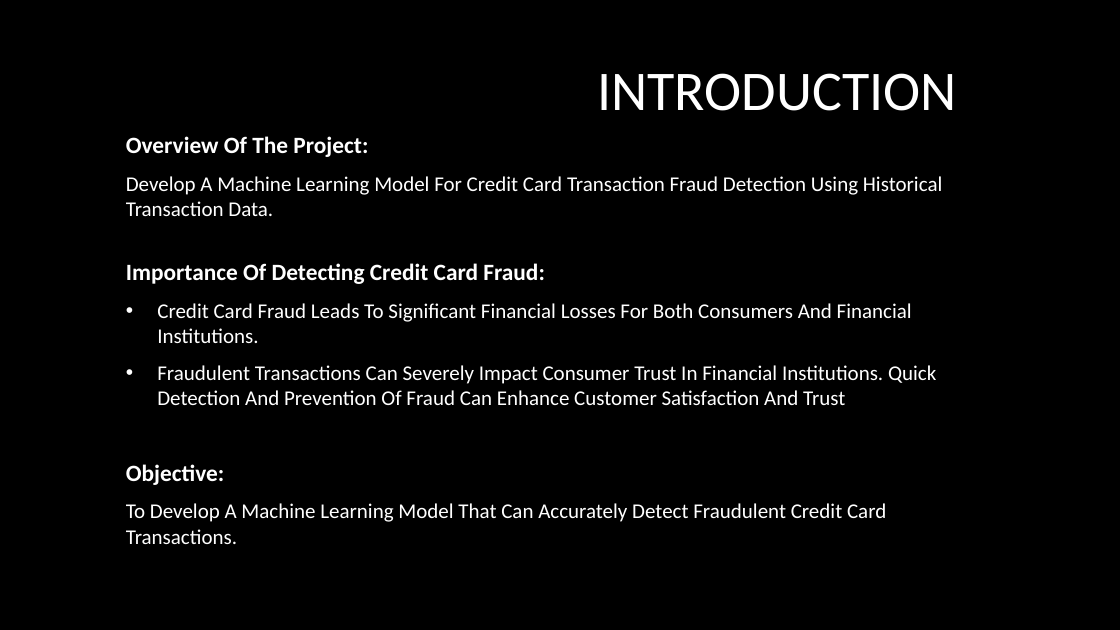
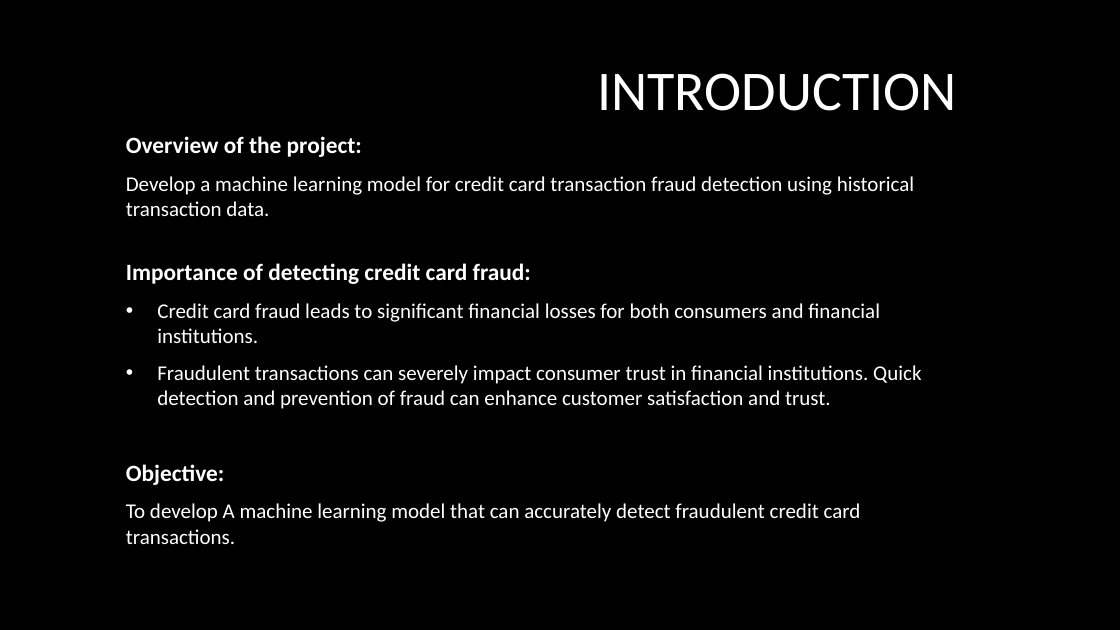
Before and after one commit to rahul-bhutekar/Data-Science, a slide deck: slide 2 of Projects/machine-learning-classification/ml-classification.pptx. Drawn at 1120x630 pixels with LibreOffice and Linux fonts; fonts in the diff are those of the drawing; background and template pictures are left out. Boxes give left, top, right and bottom in pixels: in the first picture for what was removed or moved away, otherwise in the second. Text is boxed around its words. In the diff, an @@ line names an element or a change of style, - is before the commit and + after.

```diff
--- a/Projects/machine-learning-classification/ml-classification.pptx
+++ b/Projects/machine-learning-classification/ml-classification.pptx
@@ subtitle at (126,136,921,409): text changed @@
-Overview Of The Project:
-Develop A Machine Learning Model For Credit Card Transaction Fraud Detection Using Historical Transaction Data.
-Importance Of Detecting Credit Card Fraud:
-• Credit Card Fraud Leads To Significant Financial Losses For Both Consumers And Financial Institutions.
-• Fraudulent Transactions Can Severely Impact Consumer Trust In Financial Institutions. Quick Detection And Prevention Of Fraud Can Enhance Customer Satisfaction And Trust
+Overview of the project:
+Develop a machine learning model for credit card transaction fraud detection using historical transaction data.
+Importance of detecting credit card fraud:
+• Credit card fraud leads to significant financial losses for both consumers and financial institutions.
+• Fraudulent transactions can severely impact consumer trust in financial institutions. Quick detection and prevention of fraud can enhance customer satisfaction and trust.
@@ subtitle at (126,503,861,544): text changed @@
-To Develop A Machine Learning Model That Can Accurately Detect Fraudulent Credit Card Transactions.
+To develop A machine learning model that can accurately detect fraudulent credit card transactions.
```
Also in this commit, not shown: 8 other slides changed.
